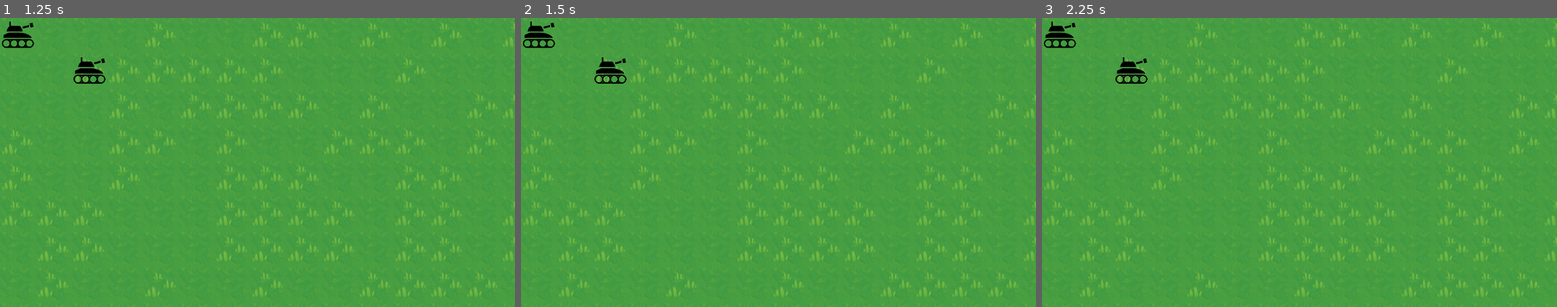
Above: before the commit, frames 1-3 (left to right).
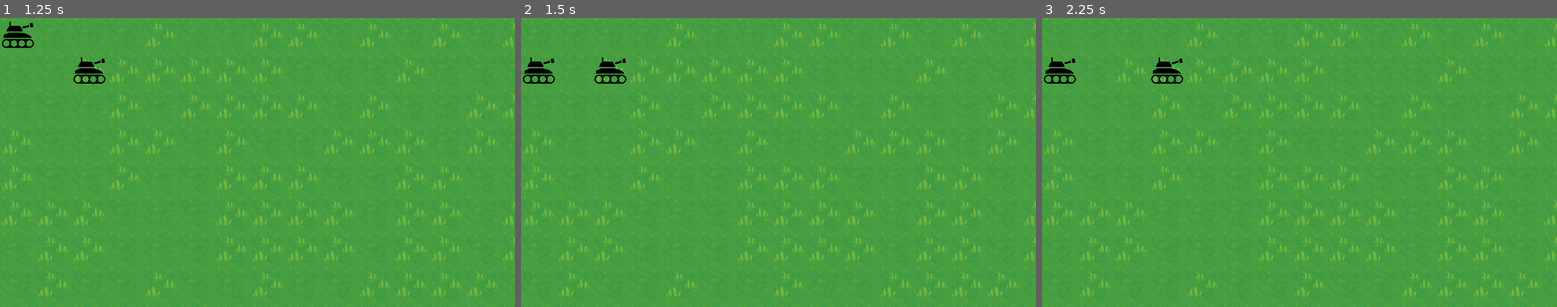
Above: after the commit, the same moments.

Repository: greenmoss/tankies
Game: Godot game, scene res://main.tscn
Same seed, same stepped clock (60 frames per second), same inputs: the game is played once before the commit and once after it. The project has no main scene, so this scene is started directly.
Inputs (mouse positions are in pixels of both pictures, inside the frame that each line leads up to):
- Up to frame 1 (1.25 s): tap Enter at 0.5 s; move the mouse to (15, 35) at 0.52 s; press the mouse at (15, 35) at 0.53 s; hold Right (right, bound only after the commit) from 0.53 s (still down)
- Up to frame 2 (1.5 s): tap Space at 1.25 s; move the mouse to (608, 72) at 1.27 s; release Right (right, bound only after the commit) at 1.28 s; release the mouse at (608, 72) at 1.28 s; hold Down (down, bound only after the commit) from 1.28 s (still down); click (608, 72) at 1.35 s
- Up to frame 3 (2.25 s): tap Enter at 2 s; move the mouse to (1351, 98) at 2.02 s; release Down (down, bound only after the commit) at 2.03 s; press the mouse at (1351, 98) at 2.03 s; hold Right (right, bound only after the commit) from 2.03 s (still down)

Frame 1 is identical in both runs. In frame 2, 0.6% of the frame differs, in the area x 0-7%, y 1-23%; in frame 3, 1.1%, in the area x 0-28%, y 1-23%.

Commit message:
Select or deselect a unit
Click on it == select, click somewhere else == deselect

Diff:
--- a/project.godot
+++ b/project.godot
@@ -21,6 +21,26 @@
 "events": [Object(InputEventMouseButton,"resource_local_to_scene":false,"resource_name":"","device":-1,"window_id":0,"a …(253 unchanged characters)…
 ]
 }
+right={
+"deadzone": 0.5,
+"events": [Object(InputEventKey,"resource_local_to_scene":false,"resource_name":"","device":-1,"window_id":0,"alt_pressed":false,"shift_pressed":false,"ctrl_pressed":false,"meta_pressed":false,"pressed":false,"keycode":0,"physical_keycode":4194321,"key_label":0,"unicode":0,"echo":false,"script":null)
+]
+}
+left={
+"deadzone": 0.5,
+"events": [Object(InputEventKey,"resource_local_to_scene":false,"resource_name":"","device":-1,"window_id":0,"alt_pressed":false,"shift_pressed":false,"ctrl_pressed":false,"meta_pressed":false,"pressed":false,"keycode":0,"physical_keycode":4194319,"key_label":0,"unicode":0,"echo":false,"script":null)
+]
+}
+up={
+"deadzone": 0.5,
+"events": [Object(InputEventKey,"resource_local_to_scene":false,"resource_name":"","device":-1,"window_id":0,"alt_pressed":false,"shift_pressed":false,"ctrl_pressed":false,"meta_pressed":false,"pressed":false,"keycode":0,"physical_keycode":4194320,"key_label":0,"unicode":0,"echo":false,"script":null)
+]
+}
+down={
+"deadzone": 0.5,
+"events": [Object(InputEventKey,"resource_local_to_scene":false,"resource_name":"","device":-1,"window_id":0,"alt_pressed":false,"shift_pressed":false,"ctrl_pressed":false,"meta_pressed":false,"pressed":false,"keycode":0,"physical_keycode":4194322,"key_label":0,"unicode":0,"echo":false,"script":null)
+]
+}
 
 [rendering]
 
--- a/unit.gd
+++ b/unit.gd
@@ -1,13 +1,41 @@
 extends Area2D
 
+var tile_size = 80
+var inputs = {
+    "right": Vector2.RIGHT,
+    "left": Vector2.LEFT,
+    "up": Vector2.UP,
+    "down": Vector2.DOWN,
+    }
+var selected = false
+var mouse_is_over_me = false
+
+@export var unit_name = "MyUnit"
+
+func _ready():
+    position = position.snapped(Vector2.ONE * tile_size)
+    position += Vector2.ONE * tile_size/2
+
+func _unhandled_input(event):
+    if not selected: return
+    for direction in inputs.keys():
+        if event.is_action_pressed(direction):
+            move(direction)
+
+func move(direction):
+    position += inputs[direction] * tile_size
 
 func _on_mouse_entered():
-    print("mouse entered")
-    print(self)
+    mouse_is_over_me = true
 
+func _on_mouse_exited():
+    mouse_is_over_me = false
 
-
-func _on_input_event(viewport, event, shape_idx):
+func _input(event):
     if event.is_action_pressed("click"):
-        print("clicked")
-        var mouse_position = get_viewport().get_mouse_position()
+        if mouse_is_over_me:
+            print("selected " + unit_name)
+            selected = true
+        else:
+            print("deselected " + unit_name)
+            selected = false
--- a/unit.tscn
+++ b/unit.tscn
@@ -10,13 +10,13 @@
 script = ExtResource("1_eqlqq")
 
 [node name="CollisionShape2D" type="CollisionShape2D" parent="."]
-position = Vector2(40, 40)
+position = Vector2(2.08165e-12, 2.08165e-12)
 shape = SubResource("RectangleShape2D_hbtie")
 
 [node name="Sprite2D" type="Sprite2D" parent="."]
-position = Vector2(40, 40)
+position = Vector2(2.08165e-12, 2.08165e-12)
 scale = Vector2(0.15, 0.15)
 texture = ExtResource("2_fqdyk")
 
-[connection signal="input_event" from="." to="." method="_on_input_event"]
 [connection signal="mouse_entered" from="." to="." method="_on_mouse_entered"]
+[connection signal="mouse_exited" from="." to="." method="_on_mouse_exited"]
--- a/world.tscn
+++ b/world.tscn
@@ -5,6 +5,9 @@
 
 [sub_resource type="GDScript" id="GDScript_5x6tq"]
 script/source = "extends Node2D
+
+var selected = []
+
 "
 
 [sub_resource type="TileSetAtlasSource" id="TileSetAtlasSource_kqt2o"]
@@ -48,6 +51,8 @@
 layer_0/tile_data = PackedInt32Array(0, 3, 0, 65536, 3, 0, 131072, 3, 0, 196608, 65539, 0, 262144, 65539, 0, 327680, 65 …(3639 unchanged characters)…
 
 [node name="unit0" parent="." instance=ExtResource("2_yqf8p")]
+unit_name = "Unit 0"
 
 [node name="unit1" parent="." instance=ExtResource("2_yqf8p")]
 position = Vector2(160, 80)
+unit_name = "Unit 1"
